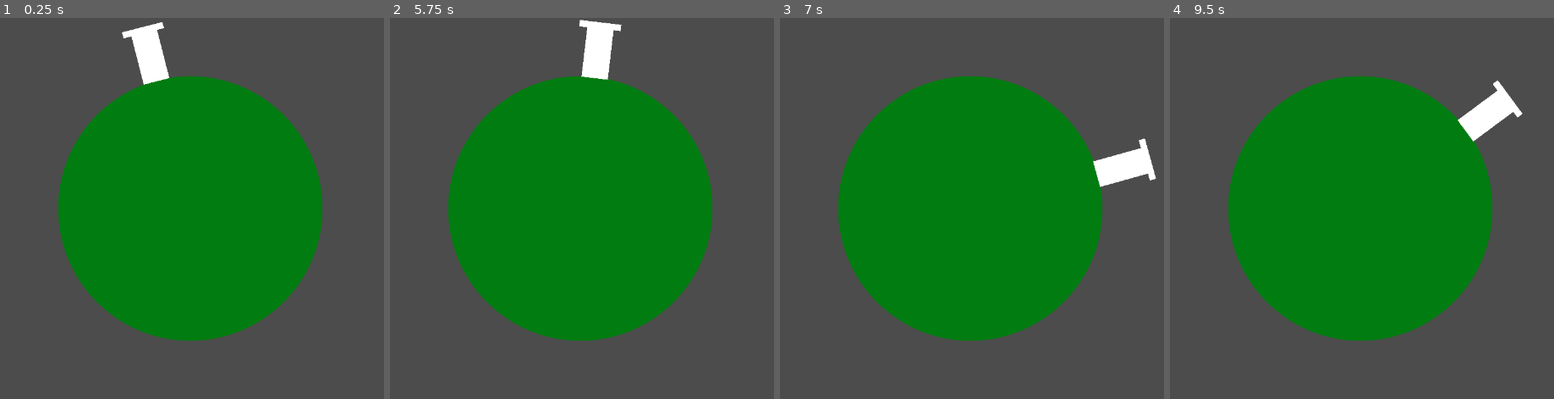
Above: before the commit, frames 1-4 (left to right).
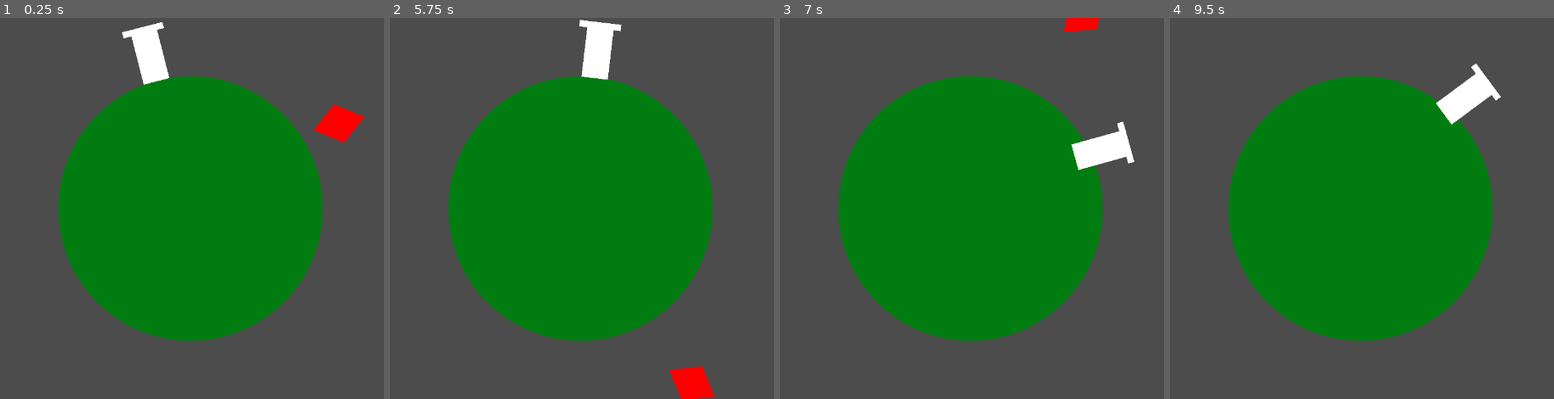
Above: after the commit, the same moments.

Repository: NoohAlavi/JuicyJam2022
Game: Godot game, scene res://Game/Game.tscn
Two runs of this game, one before a commit and one after it. Both use one fixed random seed, a clock stepped at 60 frames per second and the inputs below. The project has no main scene, so this scene is started directly.
Inputs:
- Up to frame 1 (0.25 s): no input
- Up to frame 2 (5.75 s): hold D (move_right) 0.53-2.03 s; tap Space (swap_dir) every 0.75 s from 0.6 to 5.1 s; hold Left (move_left) 2.03-4.28 s; hold D (move_right) from 4.28 s (still down)
- Up to frame 3 (7 s): keep holding D (move_right); tap Space (swap_dir) at 5.85, 6.6 s
- Up to frame 4 (9.5 s): tap Space (swap_dir) at 7.35, 8.1, 8.85 s; release D (move_right) at 8.03 s; hold Left (move_left) from 8.03 s (still down)

The runs differ from the first frame. In frame 1, 0.7% of the frame differs, in the area x 81-95%, y 22-33%; in frame 2, 0.7%; in frame 3, 2.2%, in the area x 73-99%, y 0-45%; in frame 4, 2.1%.

Commit message:
Enemy Code [NOT WORKING ATM]

Diff:
--- /dev/null
+++ b/JuicyJam/Enemy/Enemy.gd
@@ -0,0 +1,27 @@
+extends KinematicBody2D
+
+
+# Declare member variables here. Examples:
+# var a = 2
+# var b = "text"
+export var radius = 600
+export var speed = 1
+var angle = 0
+
+# Called when the node enters the scene tree for the first time.
+func _ready():
+	pass # Replace with function body.
+
+
+# Called every frame. 'delta' is the elapsed time since the previous frame.
+#func _process(delta):
+#	pass
+
+func _physics_process(delta):
+	angle += speed * delta
+	var oldAngle = angle - (speed * delta)
+	var velocity = (Vector2(cos(angle), -sin(angle)) - Vector2(cos(oldAngle), -sin(oldAngle))).normalized()
+	velocity *= radius
+	rotation = -angle
+
+	move_and_slide(velocity)
--- a/JuicyJam/Game/Game.tscn
+++ b/JuicyJam/Game/Game.tscn
@@ -1,7 +1,13 @@
-[gd_scene load_steps=3 format=2]
+[gd_scene load_steps=6 format=2]
 
 [ext_resource path="res://assets/circle.png" type="Texture" id=1]
 [ext_resource path="res://Player/Player.tscn" type="PackedScene" id=2]
+[ext_resource path="res://assets/diamond.png" type="Texture" id=3]
+[ext_resource path="res://Enemy/Enemy.gd" type="Script" id=4]
+
+[sub_resource type="CapsuleShape2D" id=1]
+radius = 36.0
+height = 26.0
 
 [node name="Node2D" type="Node2D"]
 
@@ -15,3 +21,18 @@
 
 [node name="Camera2D" type="Camera2D" parent="."]
 current = true
+
+[node name="Enemy" type="KinematicBody2D" parent="."]
+position = Vector2( 251, 0 )
+script = ExtResource( 4 )
+
+[node name="Sprite" type="Sprite" parent="Enemy"]
+modulate = Color( 1, 0, 0, 1 )
+position = Vector2( 50, 0 )
+scale = Vector2( 0.1, 0.075 )
+texture = ExtResource( 3 )
+
+[node name="CollisionShape2D" type="CollisionShape2D" parent="Enemy"]
+position = Vector2( 49, -1 )
+rotation = 1.5708
+shape = SubResource( 1 )
Binary file added: JuicyJam/assets/diamond.png
Not shown, added: JuicyJam/assets/diamond.png.import
